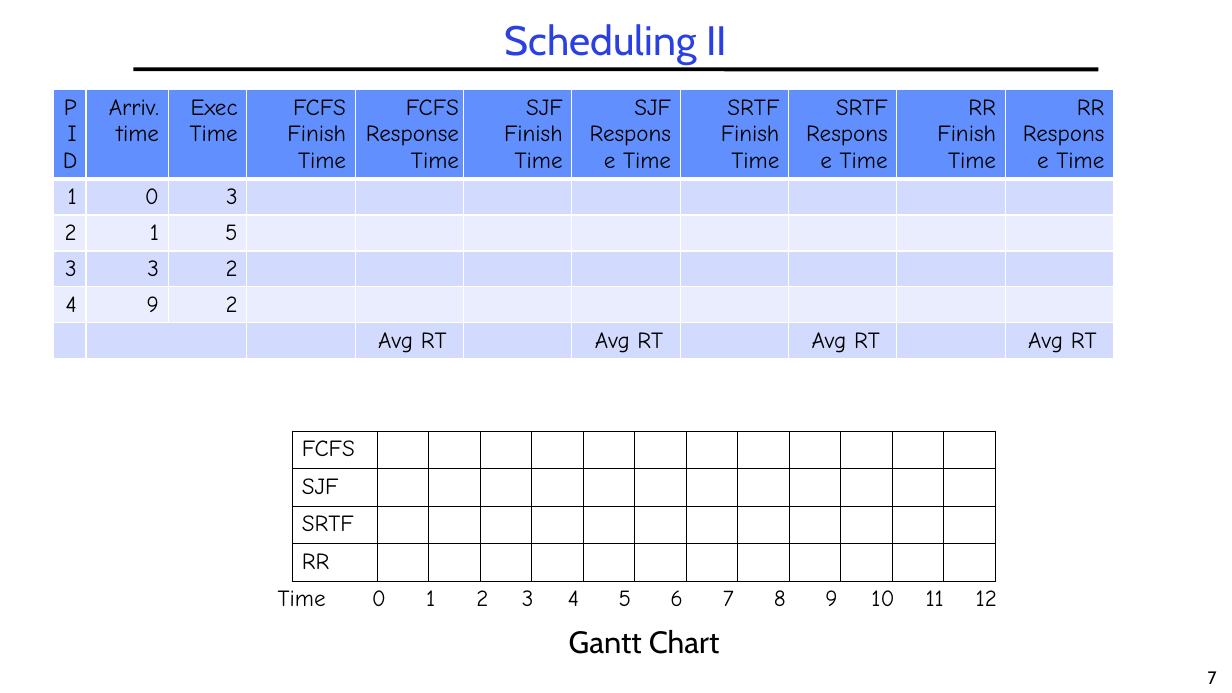
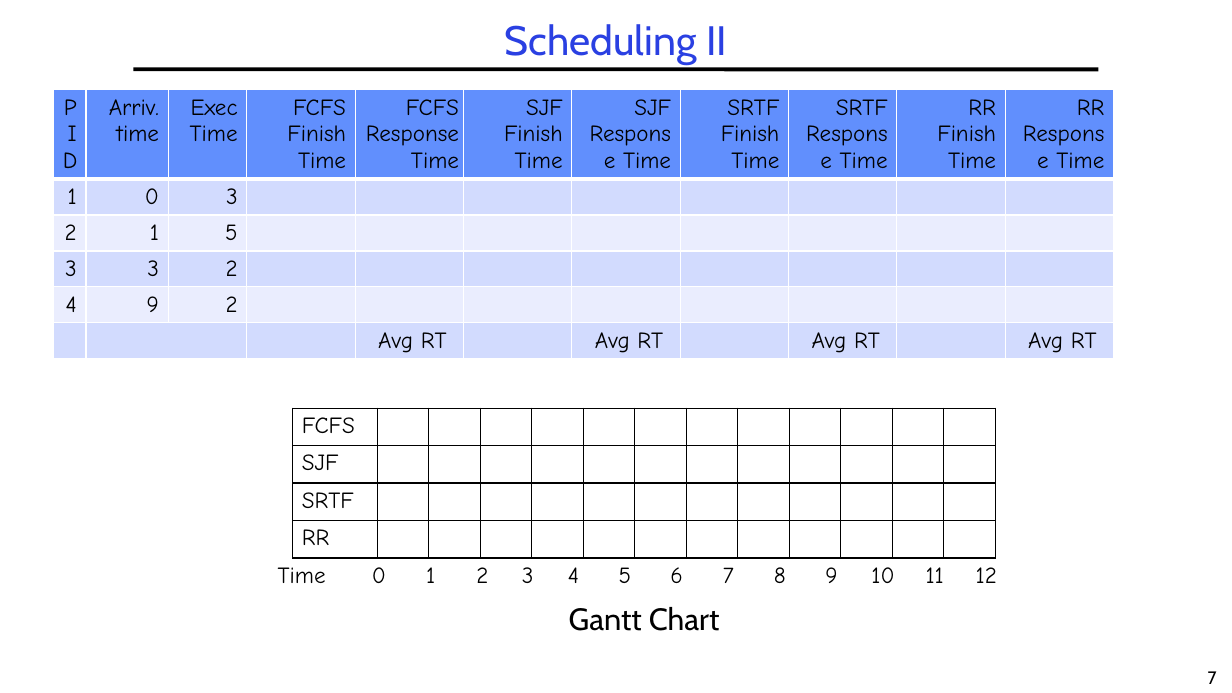
Before and after one commit to guhofstra/CSC256Fa25, a slide deck: slide 7 of PPTs/L5-Exercises ANS.pptx. Drawn at 1232x693 pixels with LibreOffice and Linux fonts; fonts in the diff are those of the drawing. Boxes give left, top, right and bottom in pixels: in the first picture for what was removed or moved away, otherwise in the second. Text is boxed around its words. In the diff, an @@ line names an element or a change of style, - is before the commit and + after.

```diff
--- a/PPTs/L5-Exercises ANS.pptx
+++ b/PPTs/L5-Exercises ANS.pptx
@@ 2 tables, 1 text: place and size @@
-2 tables, 1 text at [268,432,1014,654]
+2 tables, 1 text at [268,409,1014,631]
```
Also in this commit, not shown: 7 other slides changed, 1 slide added, 3 other files.
